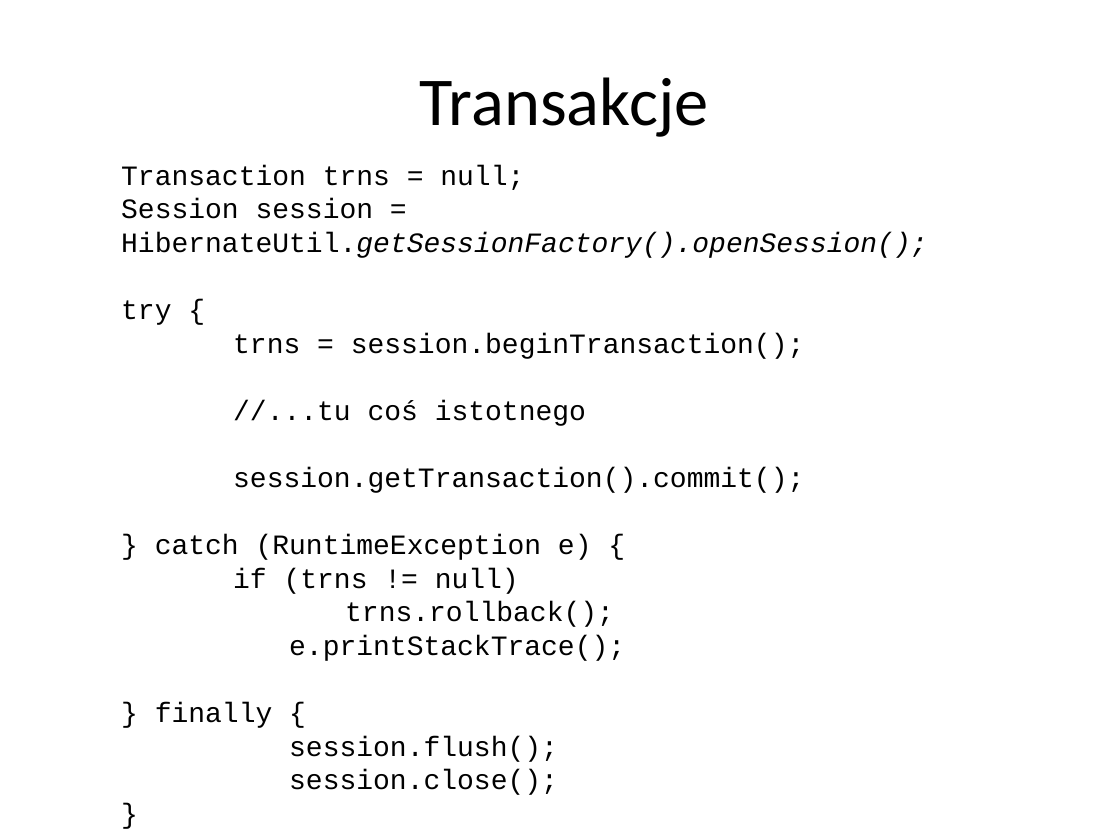
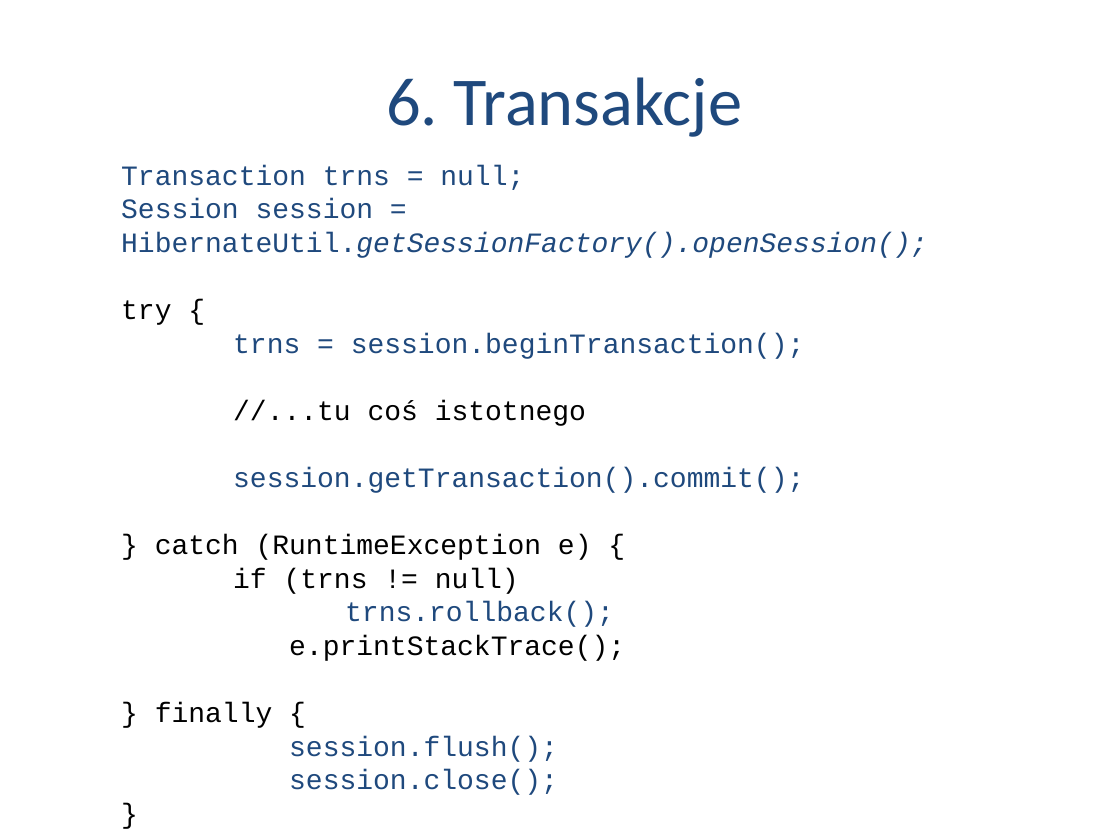
Before and after one commit to alicjasalamon/DB2, a slide deck: slide 25 of MySQL + Hibernate.pptx (slide 24 before the commit). Drawn at 1120x840 pixels with LibreOffice and Linux fonts; fonts in the diff are those of the drawing. Boxes give left, top, right and bottom in pixels: in the first picture for what was removed or moved away, otherwise in the second. Text is boxed around its words. In the diff, an @@ line names an element or a change of style, - is before the commit and + after.

Commit message:
Presentation - new colors + agenda

```diff
--- a/MySQL + Hibernate.pptx
+++ b/MySQL + Hibernate.pptx
@@ title at bbox=[386, 77, 742, 137]: text changed; text colour #000000 to #1F497D @@
-Transakcje
+6. Transakcje
@@ text at bbox=[121, 165, 927, 795]: text colour #000000 to #1F497D in "Transaction trns = null;", "Session session = HibernateUtil.getSessionFactory().openSess ...", "trns = session.beginTransaction();", "session.getTransaction().commit();" and 3 more places @@
```
Also in this commit, not shown: 24 other slides changed, 2 slides added, 1 slide removed.
